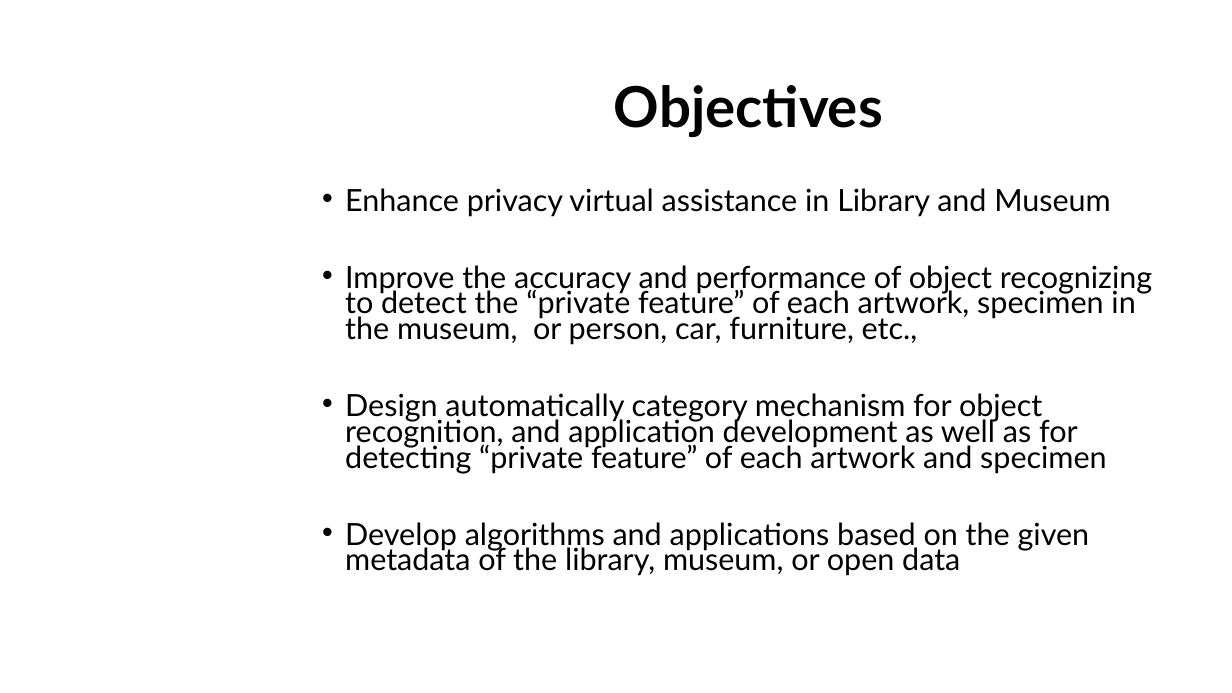
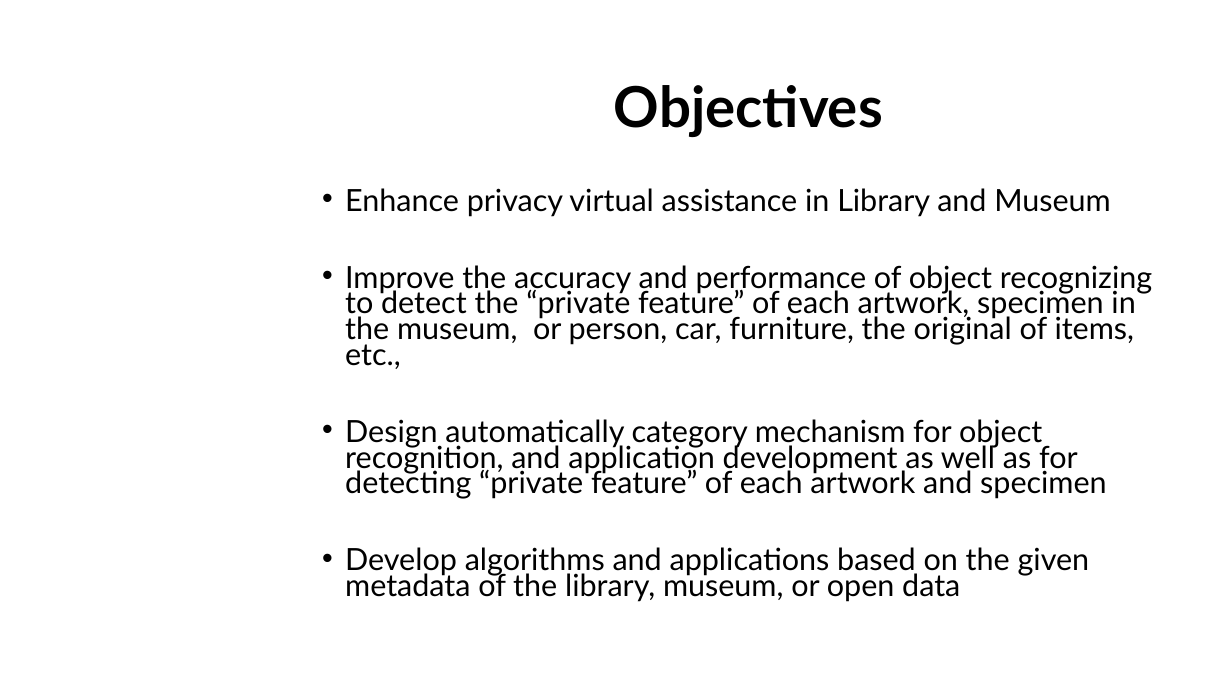
Before and after one commit to dungdovu/DGA1031, a slide deck: slide 11 of DGA1031/What is it.pptx. Drawn at 1232x693 pixels with LibreOffice and Linux fonts; fonts in the diff are those of the drawing; background and template pictures are left out. Boxes give left, top, right and bottom in pixels: in the first picture for what was removed or moved away, otherwise in the second. Text is boxed around its words. In the diff, an @@ line names an element or a change of style, - is before the commit and + after.

```diff
--- a/DGA1031/What is it.pptx
+++ b/DGA1031/What is it.pptx
@@ text at (345, 265, 1152, 369): text changed @@
-• Improve the accuracy and performance of object recognizing to detect the “private feature” of each artwork, specimen in the museum, or person, car, furniture, etc.,
+• Improve the accuracy and performance of object recognizing to detect the “private feature” of each artwork, specimen in the museum, or person, car, furniture, the original of items, etc.,
```
Also in this commit, not shown: 2 other slides changed.
